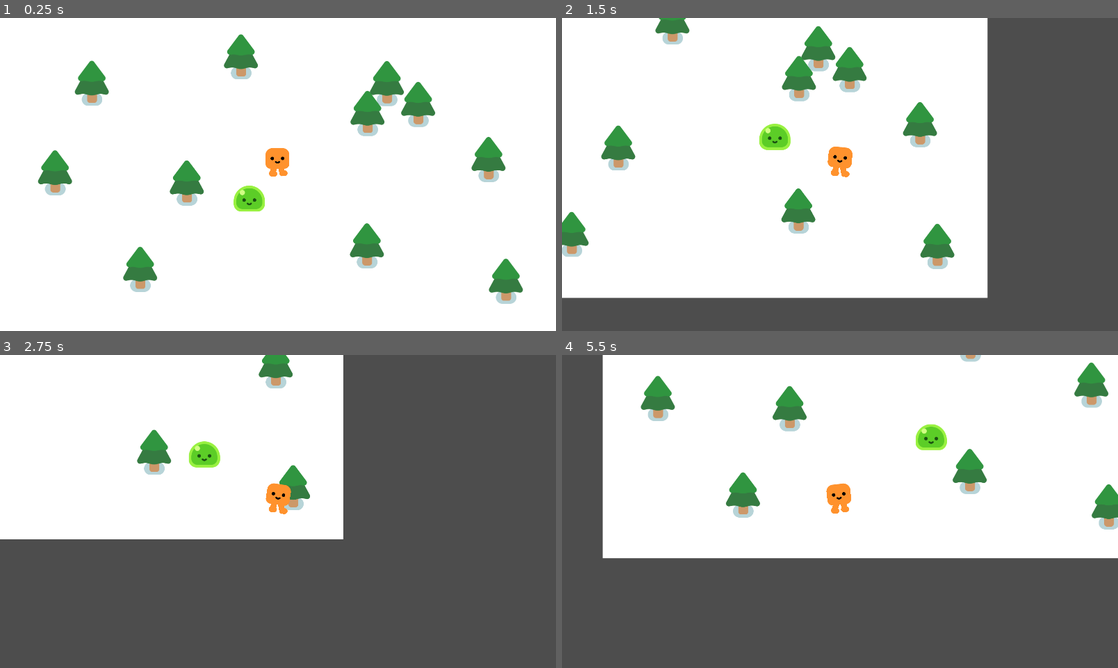
Above: before the commit, frames 1-4 (two rows, left to right).
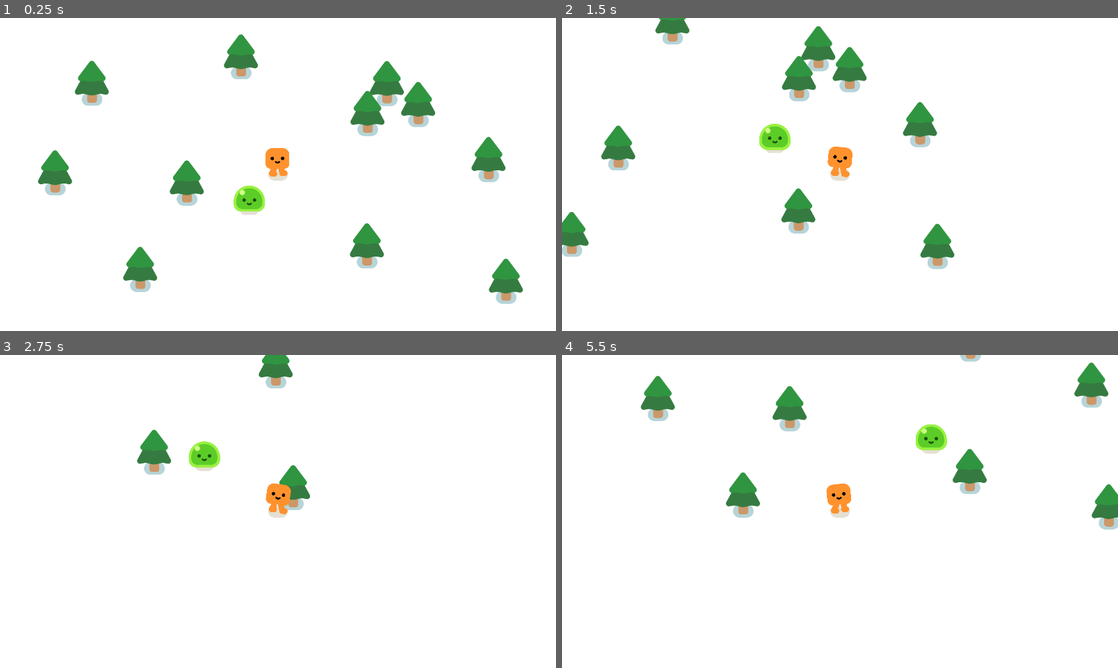
Above: after the commit, the same moments.

Repository: guicardosom/Bloblings
Game: Godot game, scene res://scenes/game.tscn
Two runs of this game, one before a commit and one after it. Both use one fixed random seed, a clock stepped at 60 frames per second and the inputs below.
Inputs:
- Up to frame 1 (0.25 s): no input
- Up to frame 2 (1.5 s): hold D (move_right) 0.53-1.28 s; hold S (move_down) from 1.28 s (still down)
- Up to frame 3 (2.75 s): release S (move_down) at 2.03 s; hold D (move_right) from 2.03 s (still down)
- Up to frame 4 (5.5 s): release D (move_right) at 2.78 s; hold W (move_up) 2.78-3.53 s; hold A (move_left) 3.53-5.03 s; hold S (move_down) from 5.03 s (still down)

The runs differ from the first frame. In frame 1, less than 0.1% of the frame differs, in the area x 43-52%, y 48-63%; in frame 2, 32%; in frame 3, 64%, in the area x 0-100%, y 0-100%; in frame 4, 40%.

Commit message:
CanvasLayer
Add CanvasLayer that always displays background behind player

Diff:
--- a/godot-project/scenes/game.tscn
+++ b/godot-project/scenes/game.tscn
@@ -7,7 +7,10 @@
 [node name="Game" type="Node2D"]
 y_sort_enabled = true
 
-[node name="ColorRect" type="ColorRect" parent="."]
+[node name="CanvasLayer" type="CanvasLayer" parent="."]
+layer = -30
+
+[node name="ColorRect" type="ColorRect" parent="CanvasLayer"]
 offset_right = 1920.0
 offset_bottom = 1086.0
 
